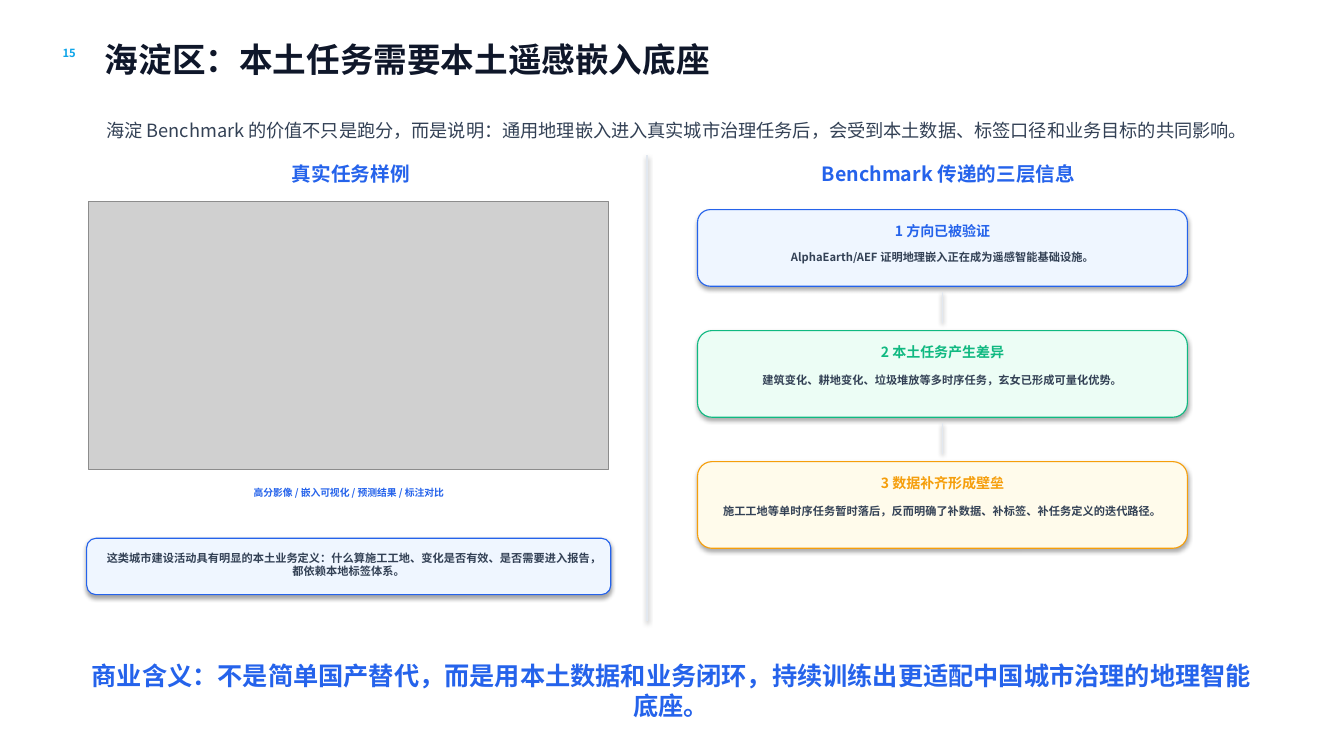
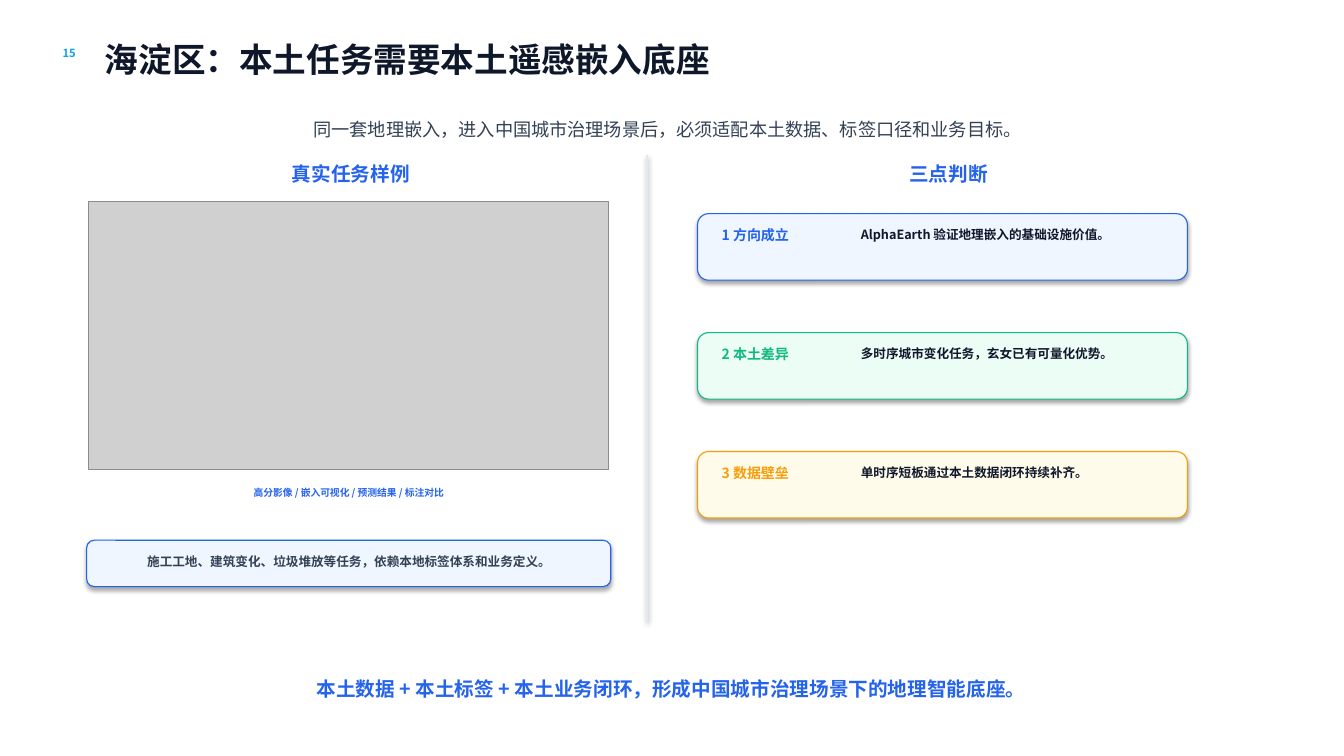
Before and after one commit to go-bananas-wwj/xuannv_embdding, a slide deck: slide 6 of docs/bp_deck/outputs/玄女科技BP_能力案例_v0.2.pptx. Drawn at 1344x756 pixels with LibreOffice and Linux fonts; fonts in the diff are those of the drawing; grey boxes stand for pictures. Boxes give left, top, right and bottom in pixels: in the first picture for what was removed or moved away, otherwise in the second. Text is boxed around its words. In the diff, an @@ line names an element or a change of style, - is before the commit and + after.

Commit message:
docs: simplify Haidian business slide copy

```diff
--- a/docs/bp_deck/outputs/玄女科技BP_能力案例_v0.2.pptx
+++ b/docs/bp_deck/outputs/玄女科技BP_能力案例_v0.2.pptx
@@ text at bbox=[313, 120, 1021, 138]: text changed @@
-海淀 Benchmark 的价值不只是跑分，而是说明：通用地理嵌入进入真实城市治理任务后，会受到本土数据、标签口径和业务目标的共同影响。
+同一套地理嵌入，进入中国城市治理场景后，必须适配本土数据、标签口径和业务目标。
@@ text at bbox=[909, 164, 987, 183]: text changed @@
-Benchmark 传递的三层信息
+三点判断
@@ rounded rectangle: place and size @@
-rounded rectangle at bbox=[698, 210, 1188, 286]
+rounded rectangle at bbox=[698, 214, 1188, 280]
@@ text at bbox=[722, 228, 789, 242]: text changed @@
-1 方向已被验证
+1 方向成立
@@ text at bbox=[861, 228, 1110, 242]: text changed; size 8 to 9 pt; text colour #334155 to #0F172A @@
-AlphaEarth/AEF 证明地理嵌入正在成为遥感智能基础设施。
+AlphaEarth 验证地理嵌入的基础设施价值。
@@ line removed from (943, 292) to (943, 323) @@
@@ rounded rectangle: place and size @@
-rounded rectangle at bbox=[698, 331, 1188, 417]
+rounded rectangle at bbox=[698, 333, 1188, 399]
@@ text added at bbox=[722, 347, 789, 361], 10 pt, text #10B981, bold @@
+2 本土差异
@@ text at bbox=[861, 347, 1113, 360]: text changed; size 10 to 9 pt; text colour #10B981 to #0F172A @@
-2 本土任务产生差异
+多时序城市变化任务，玄女已有可量化优势。
@@ text removed at bbox=[762, 374, 1121, 386] @@
-建筑变化、耕地变化、垃圾堆放等多时序任务，玄女已形成可量化优势。
@@ line removed from (943, 423) to (943, 454) @@
@@ rounded rectangle: place and size @@
-rounded rectangle at bbox=[698, 462, 1188, 548]
+rounded rectangle at bbox=[698, 452, 1188, 518]
@@ text at bbox=[722, 464, 789, 482]: text changed @@
-3 数据补齐形成壁垒
+3 数据壁垒
@@ text added at bbox=[861, 466, 1088, 478], 9 pt, text #0F172A, bold @@
+单时序短板通过本土数据闭环持续补齐。
@@ text removed at bbox=[723, 505, 1161, 517] @@
-施工工地等单时序任务暂时落后，反而明确了补数据、补标签、补任务定义的迭代路径。
@@ rounded rectangle: place and size @@
-rounded rectangle at bbox=[87, 538, 611, 595]
+rounded rectangle at bbox=[87, 540, 611, 587]
@@ text at bbox=[147, 555, 551, 568]: text changed; size 8 to 9 pt @@
-这类城市建设活动具有明显的本土业务定义：什么算施工工地、变化是否有效、是否需要进入报告，都依赖本地标签体系。
+施工工地、建筑变化、垃圾堆放等任务，依赖本地标签体系和业务定义。
@@ text at bbox=[317, 679, 1025, 699]: text changed; size 18 to 14 pt @@
-商业含义：不是简单国产替代，而是用本土数据和业务闭环，持续训练出更适配中国城市治理的地理智能底座。
+本土数据 + 本土标签 + 本土业务闭环，形成中国城市治理场景下的地理智能底座。
```
Also in this commit, not shown: 1 other file.
